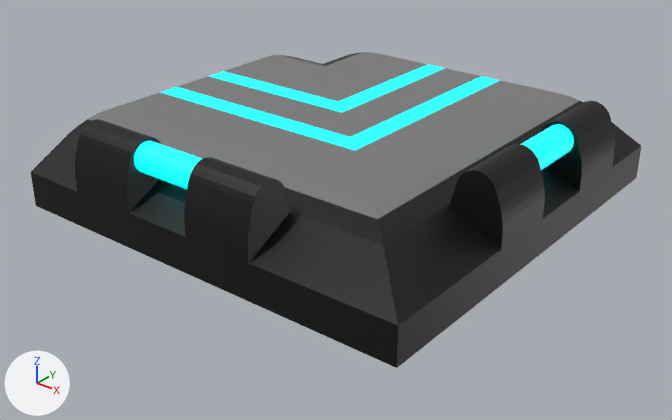
A saved change to the Blender file Assets/Visual Assets/Meshes/Tiles/pathBendCurved.blend.
One viewpoint serves both versions: a camera (50 mm lens) standing at (7.33, -9.38, 5.47) and looking at (0.13, -0.38, -0.11). Lighting does not change. The marker at lower left points along +X, +Y and +Z.

The scene before the commit, as lines of its bpy script (objects in view):
```python
me_cylinder = bpy.data.meshes.new('Cylinder')
me_cylinder.from_pydata(...)  # 128 vertices, 64 faces; spans x -1.4..0.6, y -1.0..18.5, z -0.5..3.4
me_cylinder.materials.append(mat_pathemissive)  # cyan #00e3e7
me_plane = bpy.data.meshes.new('Plane')
me_plane.from_pydata(...)  # 397 vertices, 330 faces; spans x -1.0..1.0, y -1.0..1.0, z 0.0..0.46
# faces by material slot: [184, 110, 36]
me_plane.materials.append(mat_black)  # black #000000
me_plane.materials.append(mat_pathside)  # grey #7c7c7c
me_plane.materials.append(mat_pathemissive)  # cyan #00e3e7
ob_cylinder = bpy.data.objects.new('Cylinder', me_cylinder)
ob_cylinder.parent = ob_pathbend
ob_cylinder.matrix_parent_inverse = Matrix(((0.333, 0.0, 0.0, 0.0), (0.0, 0.333, 0.0, 0.0), (0.0, 0.0, 0.333, 0.0), (0.0, 0.0, 0.0, 1.0)))
ob_cylinder.location = (-0.524, -2.646, 1.036)
ob_cylinder.rotation_euler = (0.0, 1.571, 0.0)  # degrees (0, 90, 0)
ob_cylinder.scale = (0.2, 0.2, 1.0)
ob_pathbend = bpy.data.objects.new('PathBend', me_plane)
ob_pathbend.location = (0.0, 0.0, 0.0)
ob_pathbend.scale = (3.0, 3.0, 3.0)
```
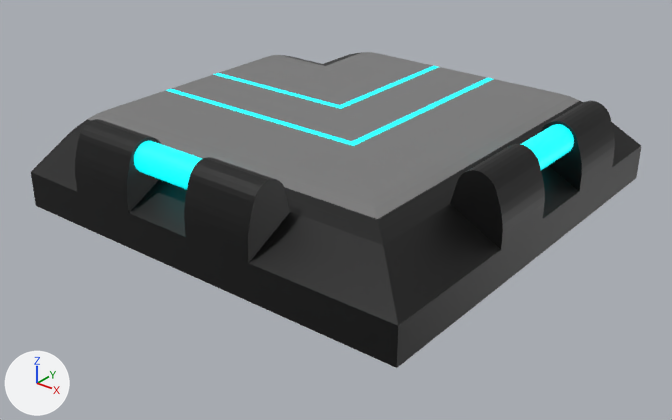
Pixel boxes [x1, y1, x2, y2] of what changed, in the pictures (672 x 420 px):
```json
{"part": 1, "of": "me_plane", "change": "added", "after": [144, 61, 519, 158]}
```

Edits to the scene script, one JSON object a line:
```json
{"block": "me_plane", "where": "# used by ob_pathbend; location = (0.0, 0.0, 0.0); scale = (3.0, 3.0, 3.0)"}
{"op": "remove", "block": "me_plane", "code": "me_plane.from_pydata(...)  # 397 vertices, 330 faces; spans x -1.0..1.0, y -1.0..1.0, z 0.0..0.46"}
{"op": "add", "block": "me_plane", "code": "me_plane.from_pydata(...)  # 749 vertices, 620 faces; spans x -1.0..1.0, y -1.0..1.0, z 0.0..0.46"}
{"block": "me_plane", "change": "me_plane part 1: 364 vertices added at x -1.0..0.22, y -0.22..1.0, z 0.33"}
```
